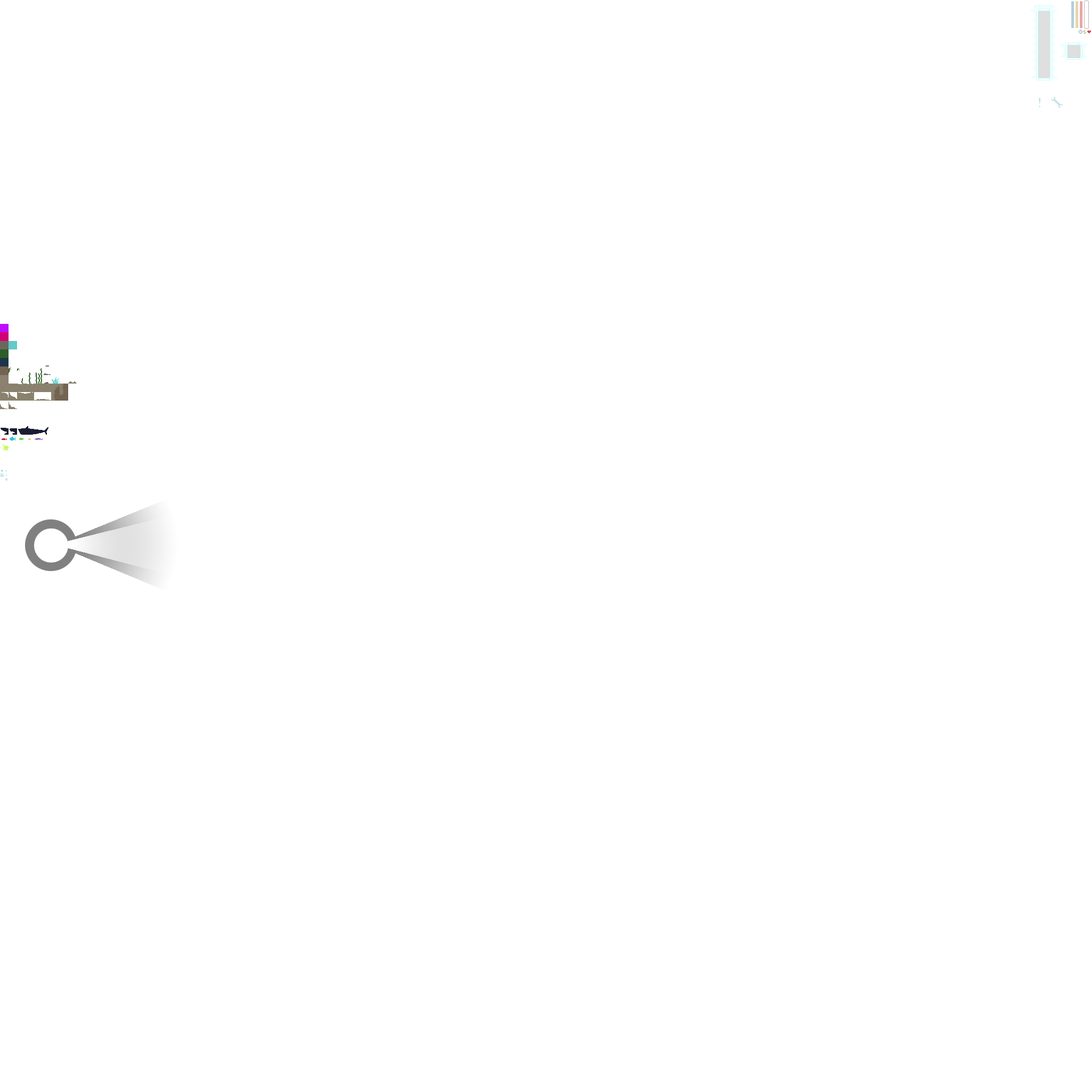
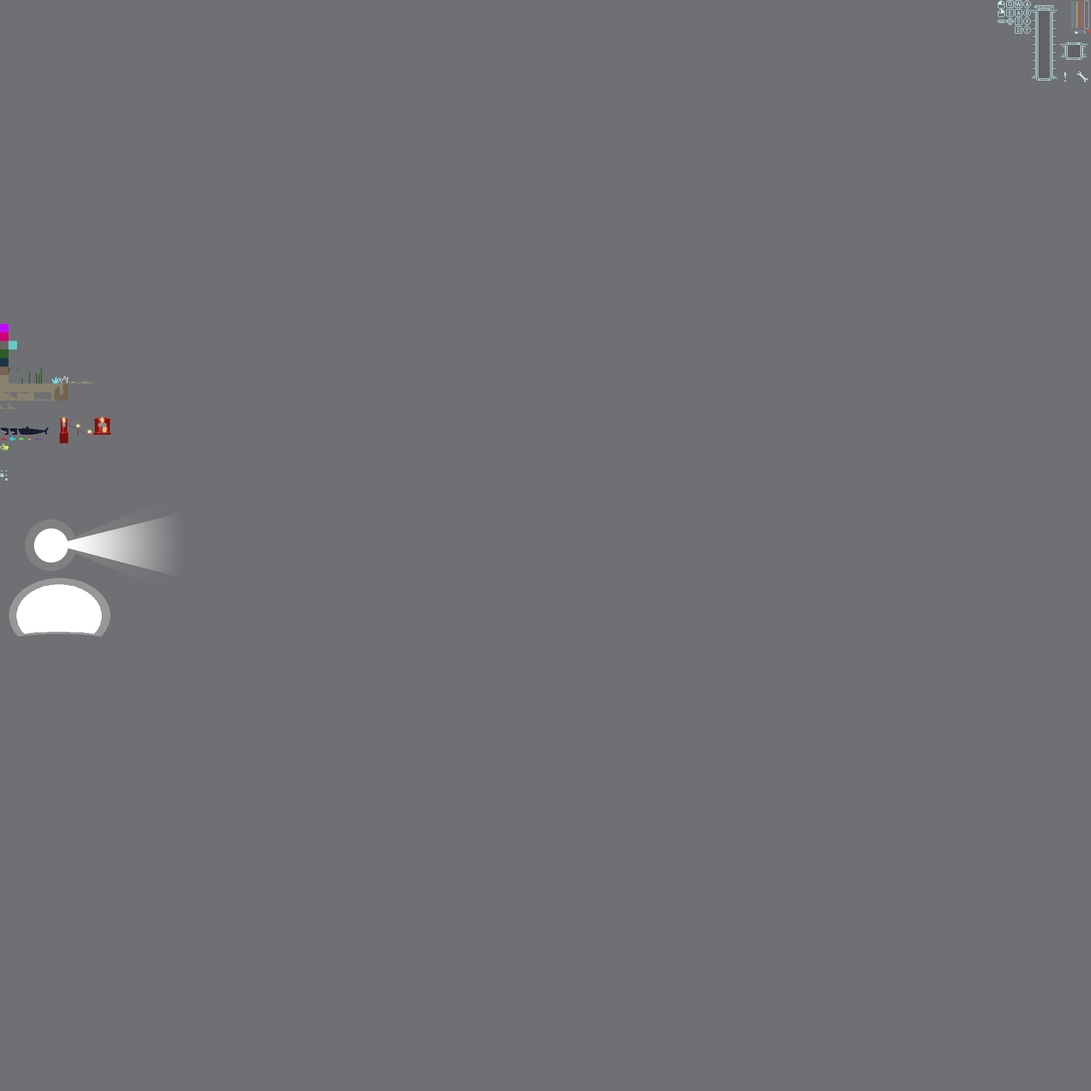
Layers edited between the first and the second 1091x1091 image:
added layer "Layer 4" in group "UI" over [1074,30,1079,34]
painted on "UI" (2nd of 4, in "Tiles" › "UI") over [998,0,1089,108]
added group "power plant" (1st of 2, in "Tiles") with 5 layers in group "Tiles" over [9,417,111,637]
added layer "Powerplant lights" in group "power plant" over [9,578,111,637]
added layer "lights" in group "power plant" over [62,418,107,433]
added layer "power plant" (2nd of 2, in "Tiles" › "power plant") in group "power plant" over [59,417,111,444]
added layer "window sheen" (35%) in group "power plant" over [62,423,107,426]
added layer "windows" (15%) in group "power plant" over [61,422,108,429]
painted on "general tiles" over [71,381,94,384]
showed "Layer 1" over [0,0,1091,1091]
